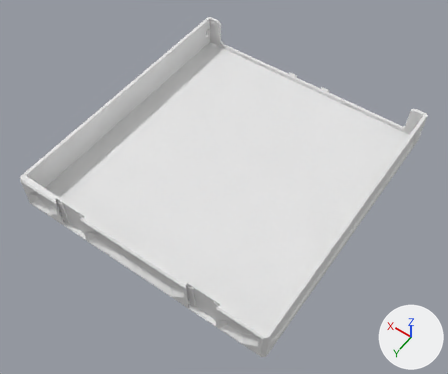
An edit to the glTF model parts/185/DecorDrawer_185-2W-05H.lib.glb, drawn before and after from the same camera.
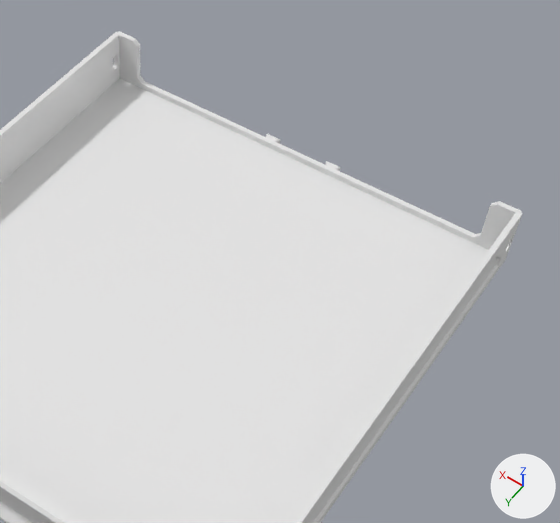
There are two pictures of each version: one whole from a camera (50 mm lens) standing at (-135.0, 198.0, 288.0) and looking at (-4.0, 15.0, 0.0), one close up on the part from 32% to 100% of the width and 0% to 75% of the height. Every picture has the same lights, and +X, +Y and +Z are marked at lower right. The last two pictures show the newer version. Where no turn or scale is listed for an object, it has been applied to the vertices. Vertices at exactly the same position are counted once.

Names of what the first close-up shows: 'DecorDrawer_185-2W-05H'.
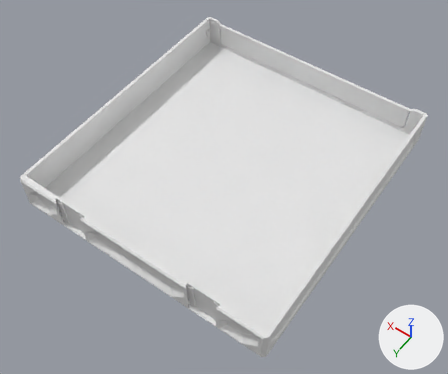
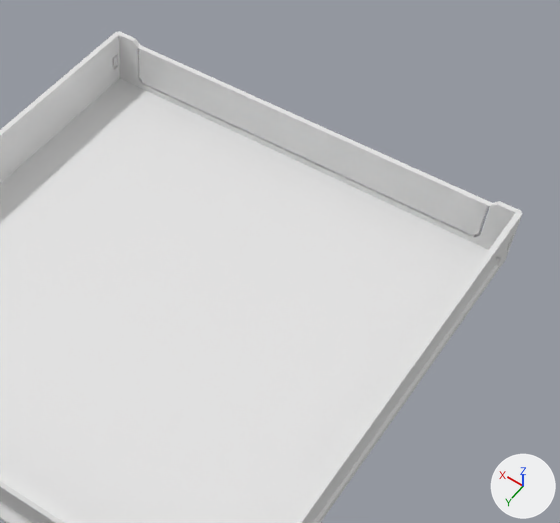
Location of each change, (x1, y1, x2, y2) in pixels of the close-ups (560 x 523 px):
```json
{"part": 1, "of": "me_decordrawer_185_2w_05h", "change": "added", "after": [137, 45, 492, 237]}
```

Scene script edits in JSON lines:
```json
{"block": "me_decordrawer_185_2w_05h", "where": "# used by ob_decordrawer_185_2w_05h; location = (0.0, 0.0, 11.0)"}
{"op": "remove", "block": "me_decordrawer_185_2w_05h", "code": "me_decordrawer_185_2w_05h.from_pydata(...)  # 440 vertices, 876 faces; spans x -81.0..81.0, y -90.0..90.0, z -11.0..11.0"}
{"op": "add", "block": "me_decordrawer_185_2w_05h", "code": "me_decordrawer_185_2w_05h.from_pydata(...)  # 604 vertices, 1216 faces; spans x -81.0..81.0, y -90.0..90.0, z -11.0..11.0"}
{"block": "me_decordrawer_185_2w_05h", "change": "me_decordrawer_185_2w_05h part 1"}
{"block": "me_decordrawer_185_2w_05h", "change": "116 vertices are added at x -71.0..71.0, y -87.0..-85.0, z -7.0..9.0"}
{"block": "me_decordrawer_185_2w_05h", "change": "252 new faces join them"}
{"block": "me_decordrawer_185_2w_05h", "change": "other edits to the shape of me_decordrawer_185_2w_05h do not show in these pictures"}
```
